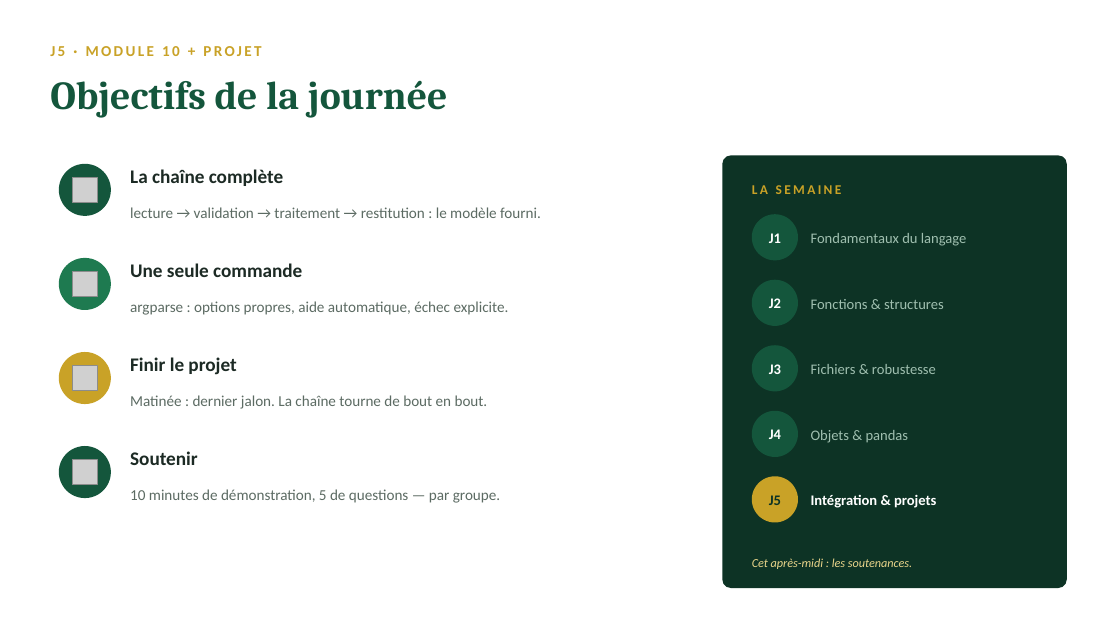
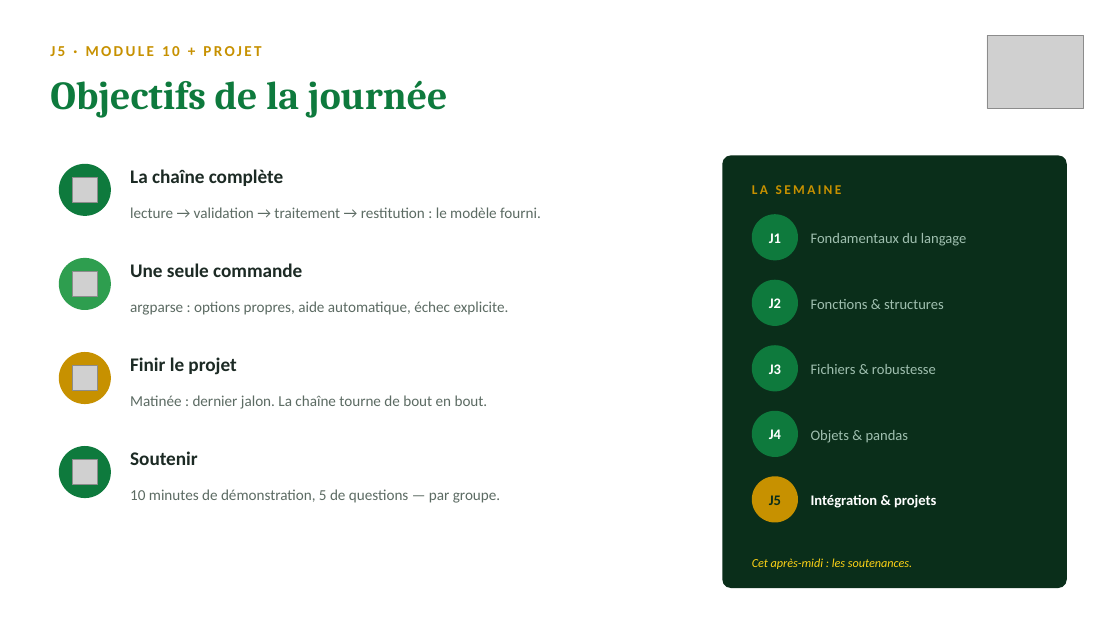
Before and after one commit to sogui/formation-python, a slide deck: slide 2 of slides/sources/J5-integration-projet.pptx. Drawn at 1120x630 pixels with LibreOffice and Linux fonts; fonts in the diff are those of the drawing; grey boxes stand for pictures. Boxes give left, top, right and bottom in pixels: in the first picture for what was removed or moved away, otherwise in the second. Text is boxed around its words. In the diff, an @@ line names an element or a change of style, - is before the commit and + after.

Commit message:
Guinée-Bissau (DGI) : correction géographique + nouveau design des slides
- Régions et secteurs de Guinée-Bissau (Bissau, Bafatá, Gabú, Cacheu…)
- Noms bissau-guinéens, téléphones 95/96/97, montants en FCFA
- Slides : palette drapeau (rouge/jaune/vert), logo DGI en couverture
  et en en-tête de chaque slide

```diff
--- a/slides/sources/J5-integration-projet.pptx
+++ b/slides/sources/J5-integration-projet.pptx
@@ text "J5 · MODULE 10 + ..." at bbox=[50, 46, 261, 56]: text colour #C9A227 to #C79100 @@
@@ picture added at bbox=[987, 35, 1084, 108] @@
@@ text "Objectifs de la journée" at bbox=[50, 81, 447, 118]: text colour #14563C to #0E7A3D @@
@@ rounded rectangle at bbox=[723, 155, 1067, 588]: fill #0D3325 to #0A2E1A @@
@@ text "LA SEMAINE" at bbox=[752, 185, 842, 194]: text colour #C9A227 to #C79100 @@
@@ ellipse at bbox=[59, 258, 111, 310]: fill #1E7A50 to #2E9E4F @@
@@ ellipse at bbox=[59, 352, 111, 404]: fill #C9A227 to #C79100 @@
@@ fill #14563C to #0E7A3D in 6 elements at bbox=[59, 164, 111, 216], bbox=[59, 446, 111, 498], bbox=[752, 214, 798, 260], bbox=[752, 280, 798, 326], bbox=[752, 345, 798, 392], bbox=[752, 411, 798, 457] @@
@@ text "J5" at bbox=[769, 495, 781, 505]: text colour #0D3325 to #0A2E1A @@
@@ ellipse at bbox=[752, 476, 798, 523]: fill #C9A227 to #C79100 @@
@@ text "Cet après-midi : les soutenances." at bbox=[752, 558, 912, 569]: text colour #E8D48A to #FCD116 @@
```
Also in this commit, not shown: 9 other slides changed, 29 other files.
